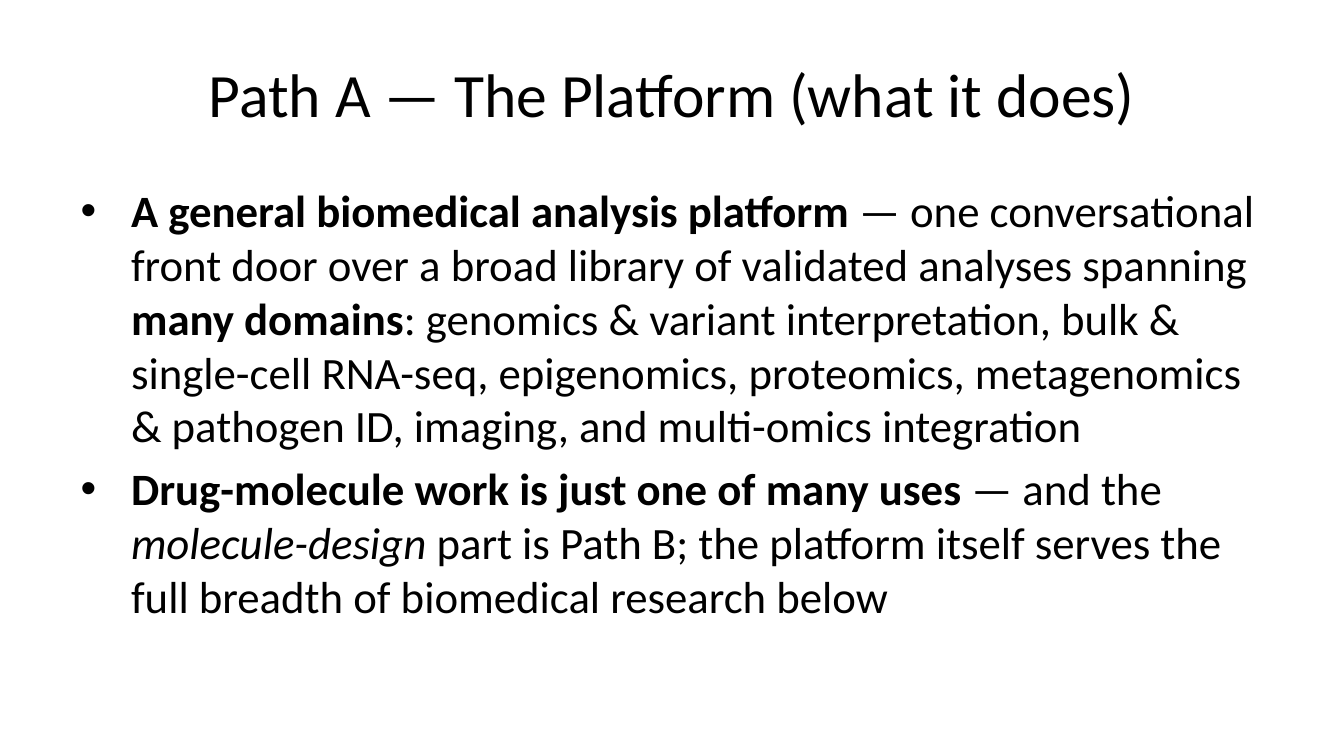
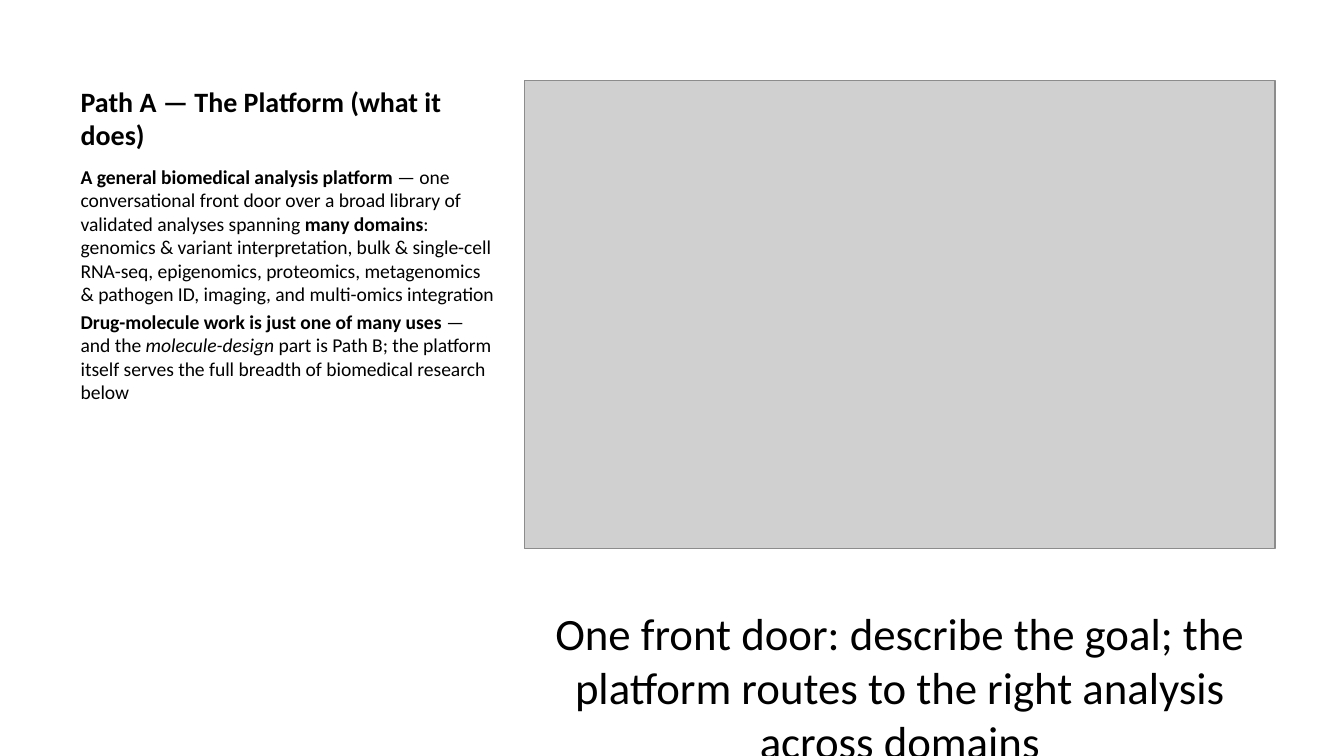
Before and after one commit to bioMate-AI/biomate-bioconductor-kb, a slide deck: slide 6 of docs/BioMate_China_Partnership_Deck_EN.pptx. Drawn at 1344x756 pixels with LibreOffice and Linux fonts; fonts in the diff are those of the drawing; grey boxes stand for pictures. Boxes give left, top, right and bottom in pixels: in the first picture for what was removed or moved away, otherwise in the second. Text is boxed around its words. In the diff, an @@ line names an element or a change of style, - is before the commit and + after.

```diff
--- a/docs/BioMate_China_Partnership_Deck_EN.pptx
+++ b/docs/BioMate_China_Partnership_Deck_EN.pptx
@@ title "Path A — The Platform ..." at [81,91,441,149]: size 33 to 15 pt, bold on; alignment centre to left; vertical alignment middle to bottom @@
@@ picture added at [524,81,1274,550] @@
@@ text "A general biomedical analysis platform ...": place and size @@
-text "A general biomedical analysis platform ..." at [131,195,1254,614]
+text "A general biomedical analysis platform ..." at [81,170,494,399]
@@ text "A general biomedical analysis platform ..." at [81,170,494,399]: size 24 to 10.5 pt; bullet • to none; less space between paragraphs @@
@@ text added at [555,619,1244,712], 24 pt, text #000000 @@
+One front door: describe the goal; the platform routes to the right analysis across domains
```
Also in this commit, not shown: 3 other slides changed, 9 other files.
